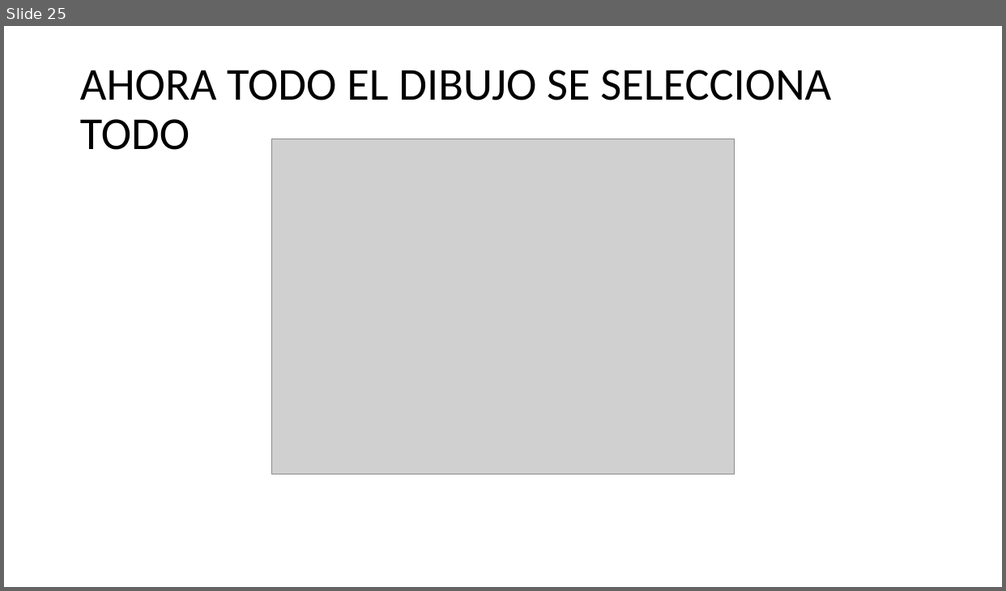
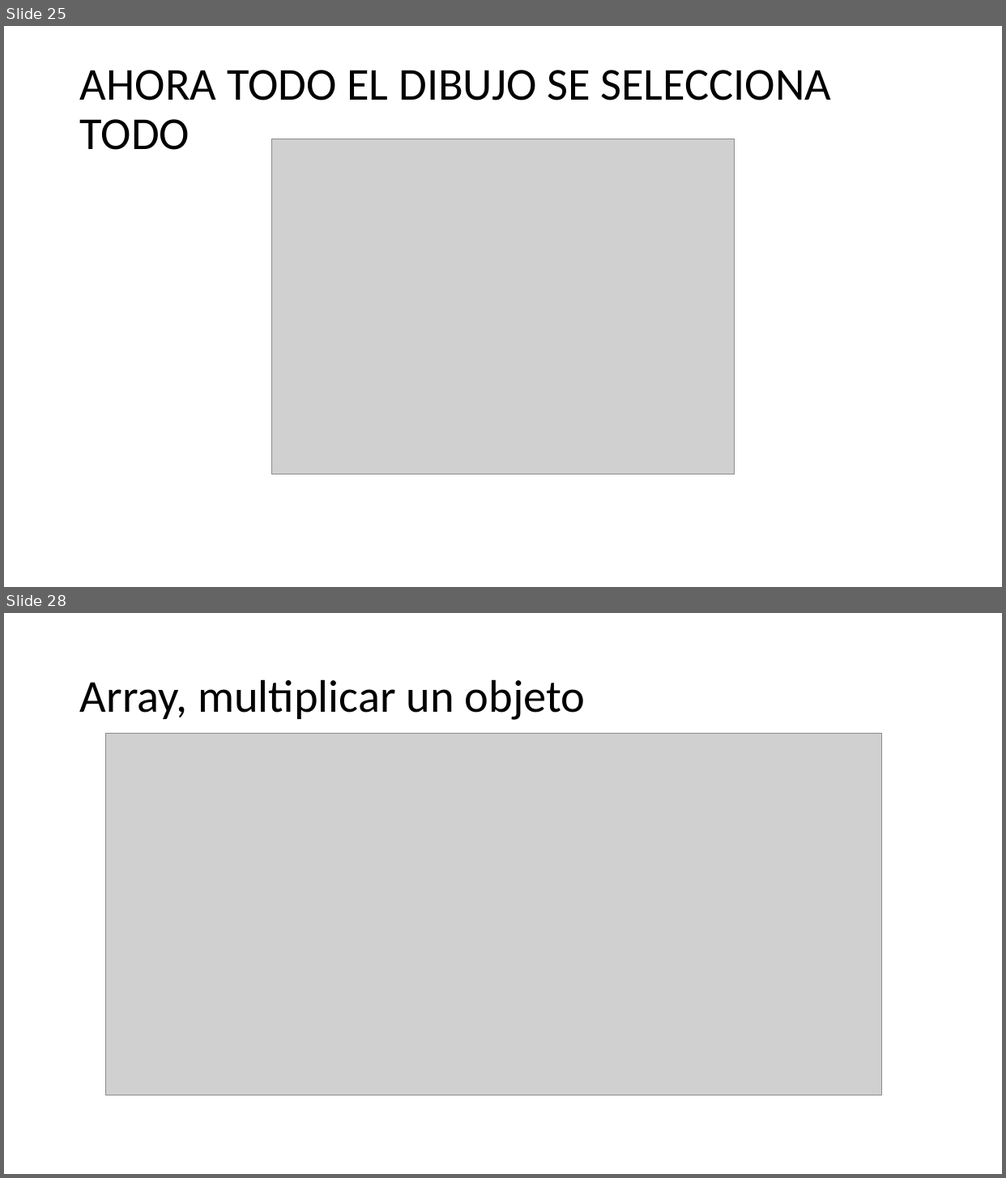
Before and after one commit to IvanRivera007/gitdocs-2026, a slide deck: AUTOCAD INTECAP/apuntes powerpoint/CLASE BLOQUES 11 MARZO.pptx. Shown one above the other, each under a label of ours: slide 25 before the commit, slides 25 and 28 after it; the slides between them are not shown. The pictures are 1006x591 and 1006x1178 pixels, drawn with LibreOffice and Linux fonts; fonts in the diff are those of the drawing; grey boxes stand for pictures. Boxes give left, top, right and bottom in pixels: in the first picture for what was removed or moved away, otherwise in the second. Text is boxed around its words. In the diff, an @@ line names an element or a change of style, - is before the commit and + after.

```diff
--- a/AUTOCAD INTECAP/apuntes powerpoint/CLASE BLOQUES 11 MARZO.pptx
+++ b/AUTOCAD INTECAP/apuntes powerpoint/CLASE BLOQUES 11 MARZO.pptx
@@ slide 28 added at <box>4,613,1002,1174</box>, background #FFFFFF @@
@@ title added at <box>80,679,586,720</box>, 44 pt, text #000000 @@
+Array, multiplicar un objeto
@@ picture added at <box>106,734,881,1096</box> @@
```
Also in this commit, not shown: 26 other slides added, 2 other files.
